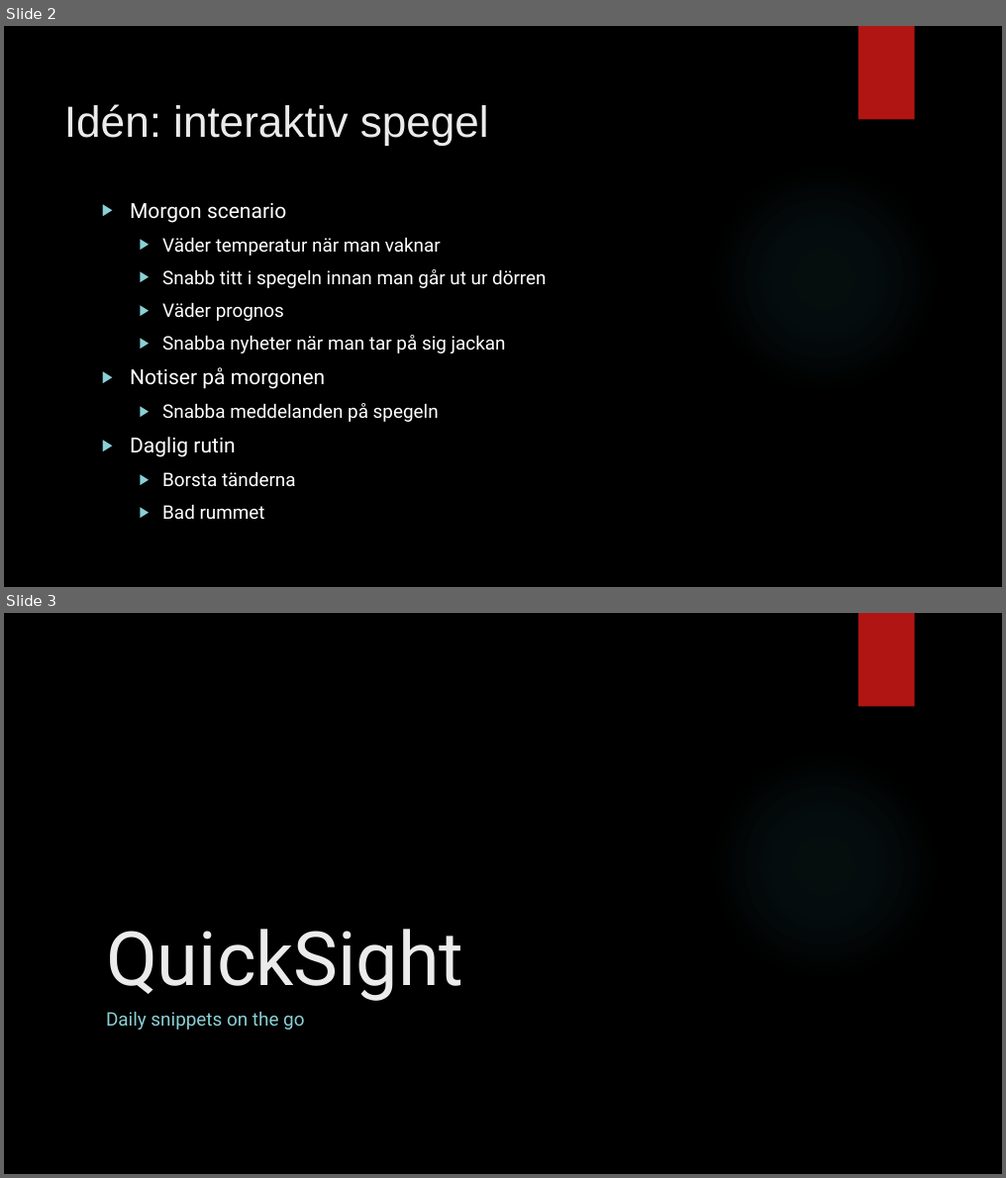
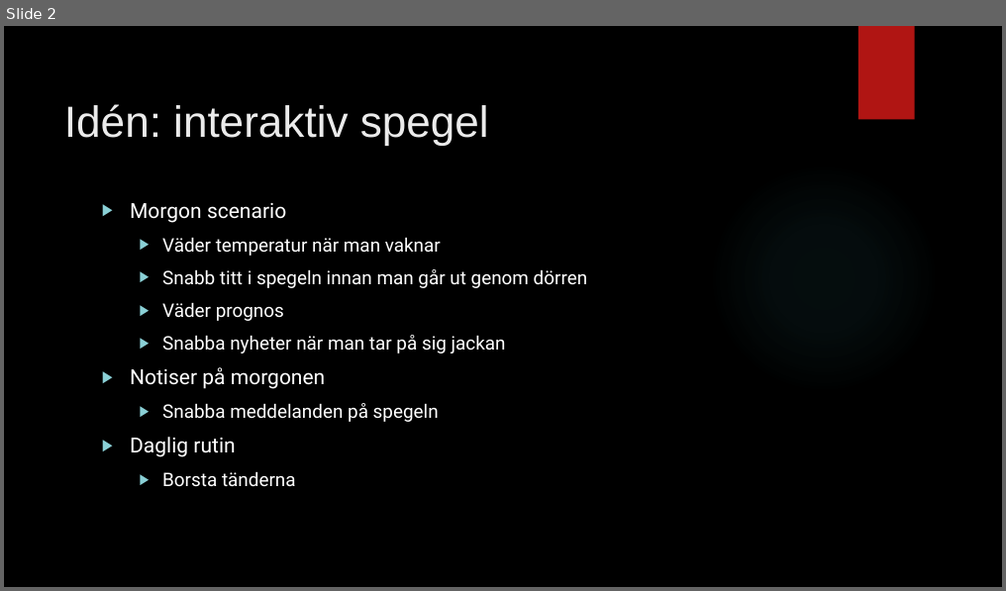
Before and after one commit to hamadaio/magic-mirror-project, a slide deck: pitch_group_mirror.pptx. Shown one above the other, each under a label of ours: slides 2 and 3 before the commit, slide 2 after it. The pictures are 1006x1178 and 1006x591 pixels, drawn with LibreOffice and Linux fonts; fonts in the diff are those of the drawing; background and template pictures are left out. Boxes give left, top, right and bottom in pixels: in the first picture for what was removed or moved away, otherwise in the second. Text is boxed around its words. In the diff, an @@ line names an element or a change of style, - is before the commit and + after.

```diff
--- a/pitch_group_mirror.pptx
+++ b/pitch_group_mirror.pptx
@@ slide 3 removed at bbox=[4, 613, 1002, 1174], background picture (left out); not listed: 2 template elements that a slide beside it also shows @@
@@ title removed at bbox=[106, 929, 464, 1001] @@
-QuickSight
@@ subtitle removed at bbox=[106, 1012, 304, 1030] @@
-Daily snippets on the go
@@ slide 2 changed as well @@
@@ text at bbox=[162, 270, 587, 288]: text changed @@
-  ▶ Snabb titt i spegeln innan man går ut ur dörren
+  ▶ Snabb titt i spegeln innan man går ut genom dörren
@@ text at bbox=[162, 504, 265, 520]: paragraph removed @@
-  ▶ Bad rummet
```
Also in this commit, not shown: 2 other slides changed, 2 slides added, 1 other slide removed.
